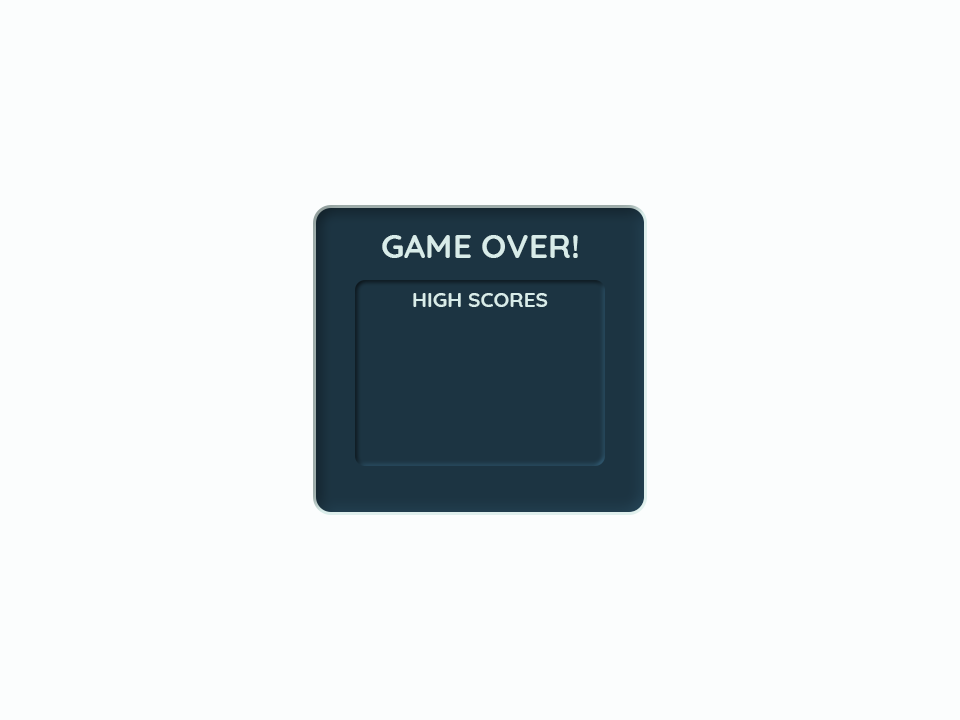
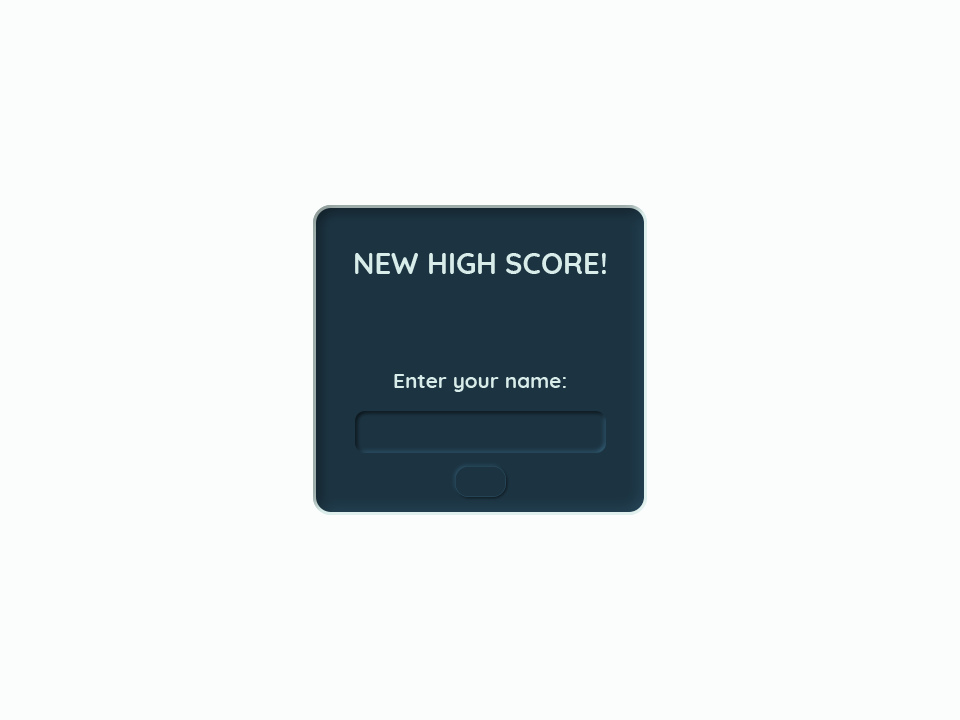
Comparing the layer stacks of the two 960 x 720 images. Changes:
added layer "1" (1st of 2, in "Group 7") in group "Group 7" over bbox(455, 466, 506, 497)
added layer "entername_dark" in group "Group 7" over bbox(313, 205, 647, 515)
